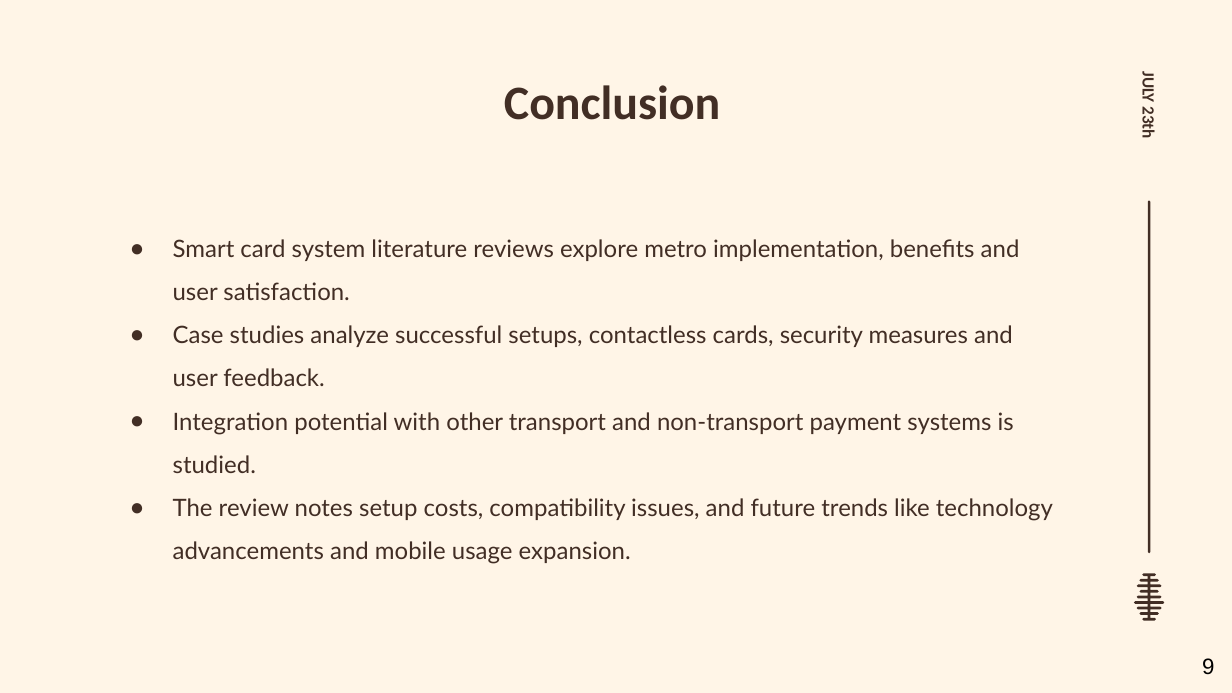
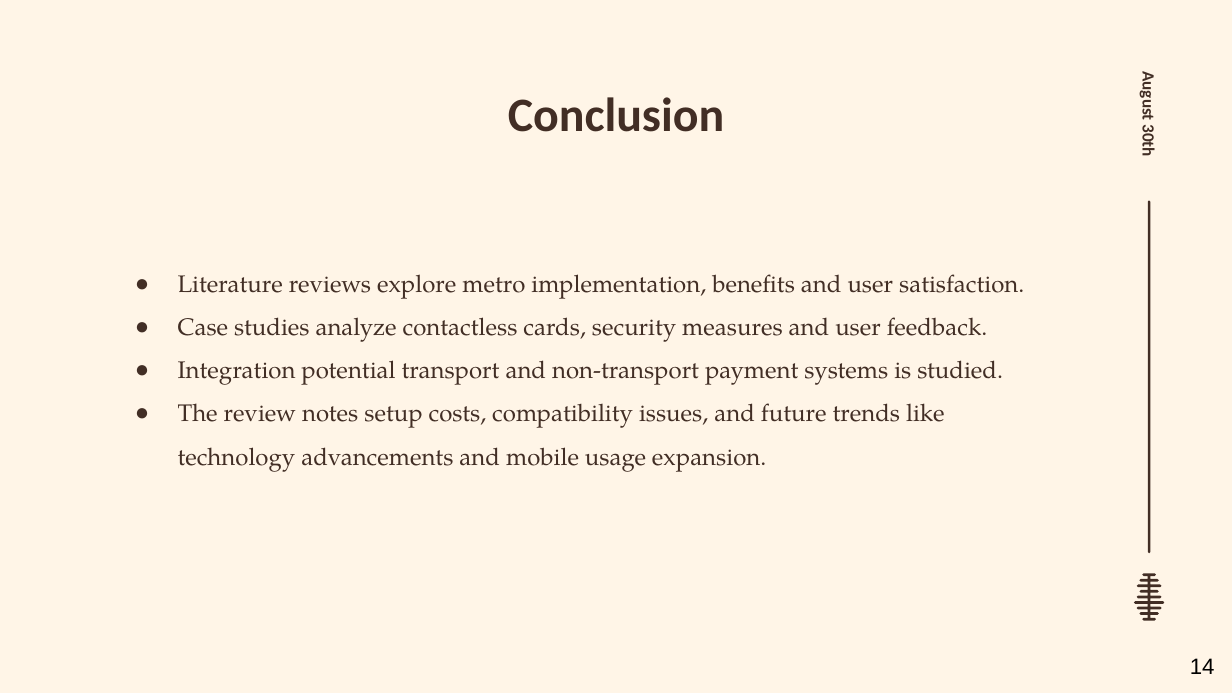
Before and after one commit to dot-ASH/metro-rail-smart-card-system, a slide deck: slide 14 of slide/Capstone.pptx (slide 9 before the commit). Drawn at 1232x693 pixels with LibreOffice and Linux fonts; fonts in the diff are those of the drawing; background and template pictures are left out. Boxes give left, top, right and bottom in pixels: in the first picture for what was removed or moved away, otherwise in the second. Text is boxed around its words. In the diff, an @@ line names an element or a change of style, - is before the commit and + after.

Commit message:
slide

```diff
--- a/slide/Capstone.pptx
+++ b/slide/Capstone.pptx
@@ title "Conclusion": place and size @@
-title "Conclusion" at [504, 85, 720, 120]
+title "Conclusion" at [508, 97, 724, 132]
@@ text at [1138, 75, 1159, 156]: text changed @@
-JULY 23th
+August 30th
@@ text "Literature reviews explore metro implementation, ...": place and size @@
-text "Literature reviews explore metro implementation, ..." at [173, 239, 1053, 564]
+text "Literature reviews explore metro implementation, ..." at [178, 274, 1024, 472]
@@ text at [178, 274, 1024, 385]: text changed; font Lato to TeX Gyre Pagella @@
-● Smart card system literature reviews explore metro implementation, benefits and user satisfaction.
-● Case studies analyze successful setups, contactless cards, security measures and user feedback.
-● Integration potential with other transport and non-transport payment systems is studied.
+● Literature reviews explore metro implementation, benefits and user satisfaction.
+● Case studies analyze contactless cards, security measures and user feedback.
+● Integration potential transport and non-transport payment systems is studied.
@@ text at [178, 403, 944, 472]: font Lato to TeX Gyre Pagella in "The review notes setup costs, compatibility issues, ..." @@
@@ page number at [1190, 658, 1215, 674]: text changed @@
-9
+14
```
Also in this commit, not shown: 8 other slides changed, 7 slides added, 1 slide removed, 9 other files.
